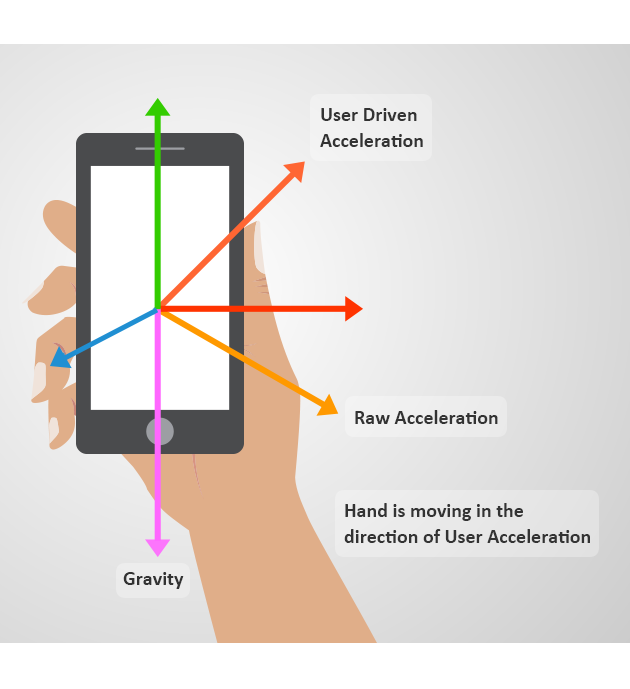
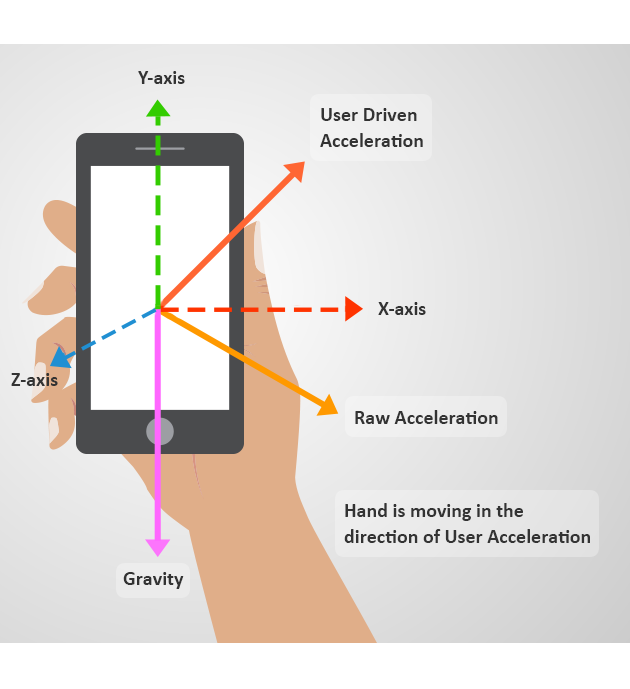
The second 630px x 689px image is a revision of the first. Changes to its layers:
added layer "Z-axis" in group "Group 5" over box(11, 373, 58, 386)
added layer "Y-axis" in group "Group 5" over box(138, 71, 185, 84)
added layer "X-axis" in group "Group 5" over box(378, 302, 426, 315)
added layer "Shape 4" in group "Group 5" over box(146, 99, 171, 117)
hid "Shape 1" over box(64, 308, 158, 360)
added layer "Vector Smart Object copy" in group "Group 5" over box(51, 104, 346, 386)
hid "Vector Smart Object" (5th of 8, in "Group 5") over box(51, 98, 346, 386)
